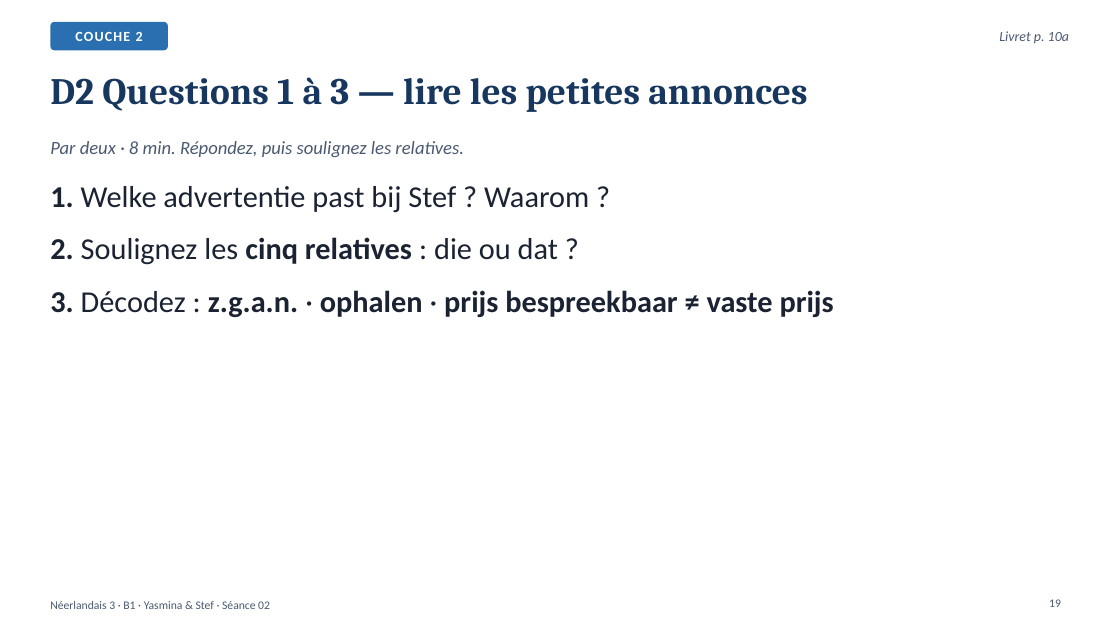
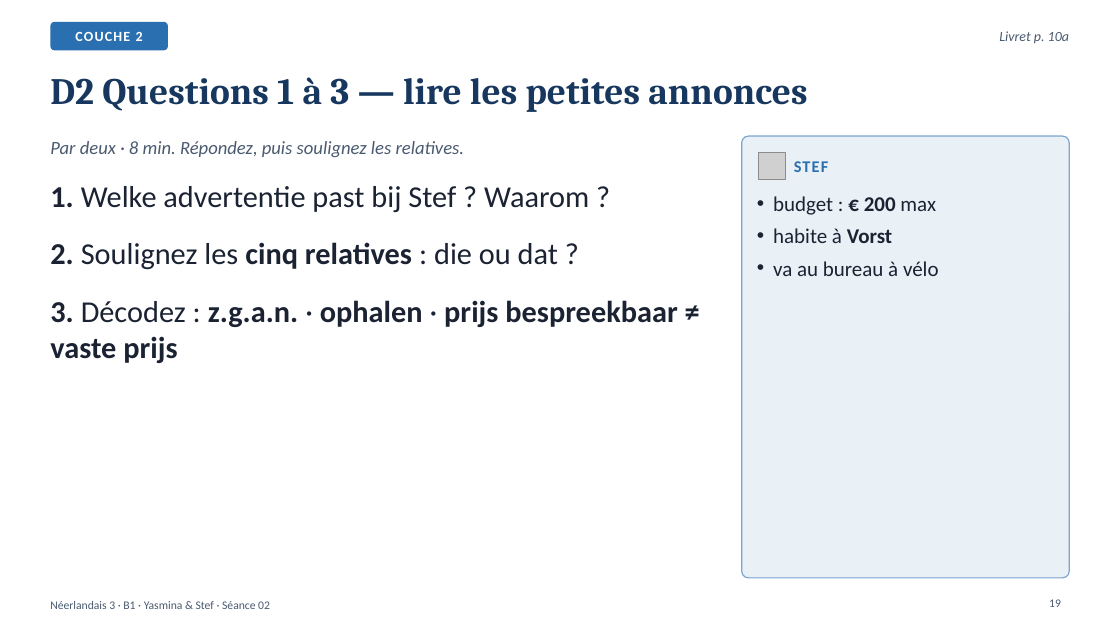
Before and after one commit to ajouniaux/talenleren, a slide deck: slide 19 of neerlandais3/powerpoints/Seance_02_De_woning_beschrijven.pptx. Drawn at 1120x630 pixels with LibreOffice and Linux fonts; fonts in the diff are those of the drawing; grey boxes stand for pictures. Boxes give left, top, right and bottom in pixels: in the first picture for what was removed or moved away, otherwise in the second. Text is boxed around its words. In the diff, an @@ line names an element or a change of style, - is before the commit and + after.

```diff
--- a/neerlandais3/powerpoints/Seance_02_De_woning_beschrijven.pptx
+++ b/neerlandais3/powerpoints/Seance_02_De_woning_beschrijven.pptx
@@ rounded rectangle added at [742, 136, 1070, 578], fill #2A6FB0 at 10% opacity, outline #2A6FB0 1 pt @@
@@ text "1. Welke advertentie past bij ..." at [50, 186, 677, 363]: more space between paragraphs @@
@@ picture added at [759, 153, 786, 180] @@
@@ text added at [794, 161, 829, 172], 14 pt, text #2A6FB0, bold @@
+STEF
@@ text added at [773, 196, 939, 276], 18 pt, text #1B2333 @@
+• budget : € 200 max
+• habite à Vorst
+• va au bureau à vélo
```
Also in this commit, not shown: 18 other slides changed, 4 slides added, 5 slides removed, 15 other files.
